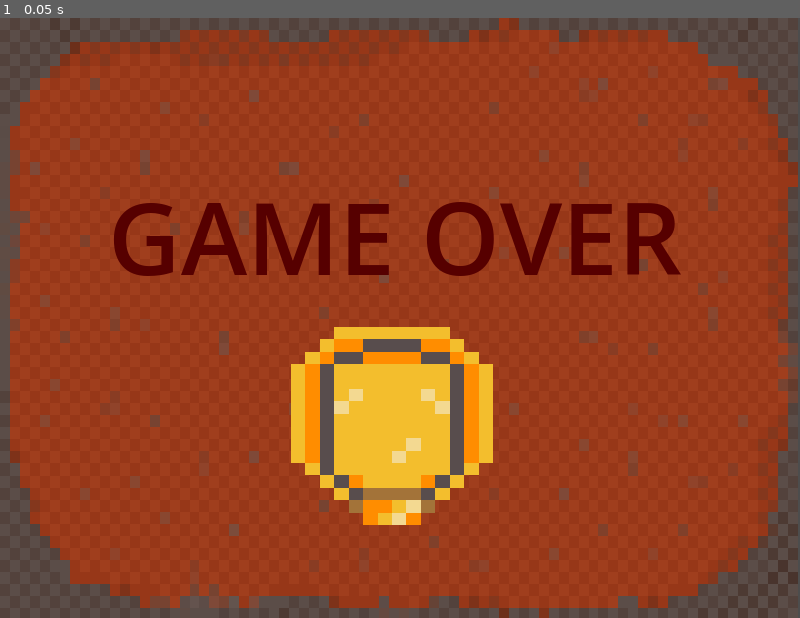
Above: before the commit, frame 1.
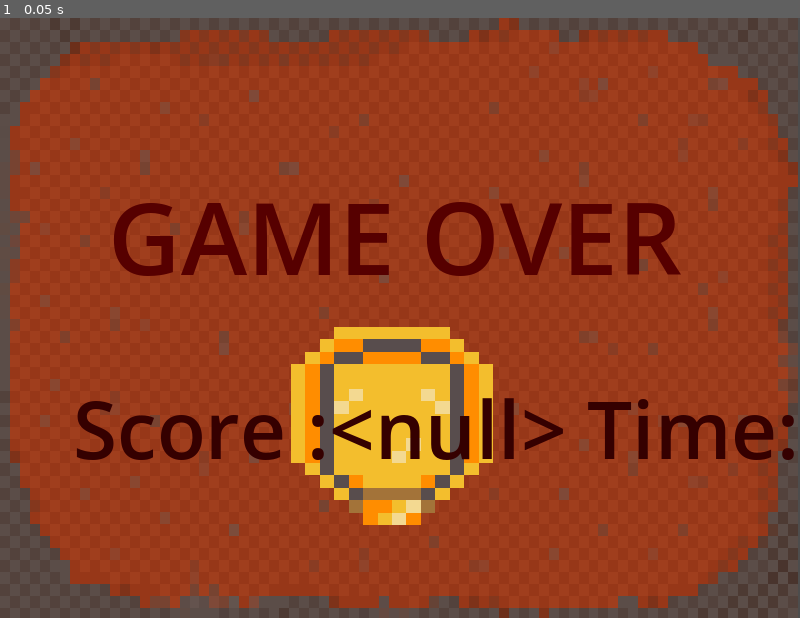
Above: after the commit, the same moment.

Repository: GraceLanBM/ProjectLimitedSpace
Game: Godot game, scene res://menu/GameOverMenu.tscn
Two runs of this game, one before a commit and one after it. Both use one fixed random seed, a clock stepped at 60 frames per second and the inputs below. This scene is started directly instead of the project's main scene.
Inputs:
- Up to frame 1 (0.05 s): no input

The runs differ from the first frame. In frame 1, 2.7% of the frame differs, in the area x 9-100%, y 63-74%.
Error before the commit: Parse Error: Expected expression after "%" operator. (res://menu/Score.gd:6)

Commit message:
TotalTimer update

Diff:
--- a/menu/GameOverMenu.tscn
+++ b/menu/GameOverMenu.tscn
@@ -42,5 +42,3 @@
 horizontal_alignment = 1
 vertical_alignment = 1
 script = ExtResource("2_ih6v7")
-theme_override_colors/font_color = Color(0.207843, 0, 0, 1)
-theme_override_font_sizes/font_size = 80
--- a/menu/Score.gd
+++ b/menu/Score.gd
@@ -3,4 +3,4 @@
 
 # Called when the node enters the scene tree for the first time.
 func _ready():
-	text = "Score :%s Time:%s" %
+	text = "Score :%s Time:%s" % [Global.score, Global.time]
